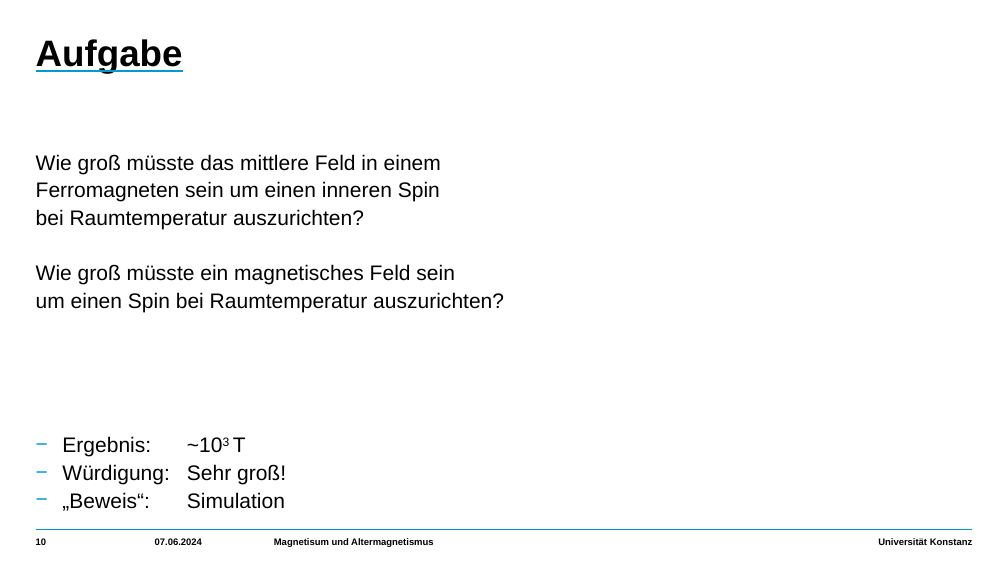
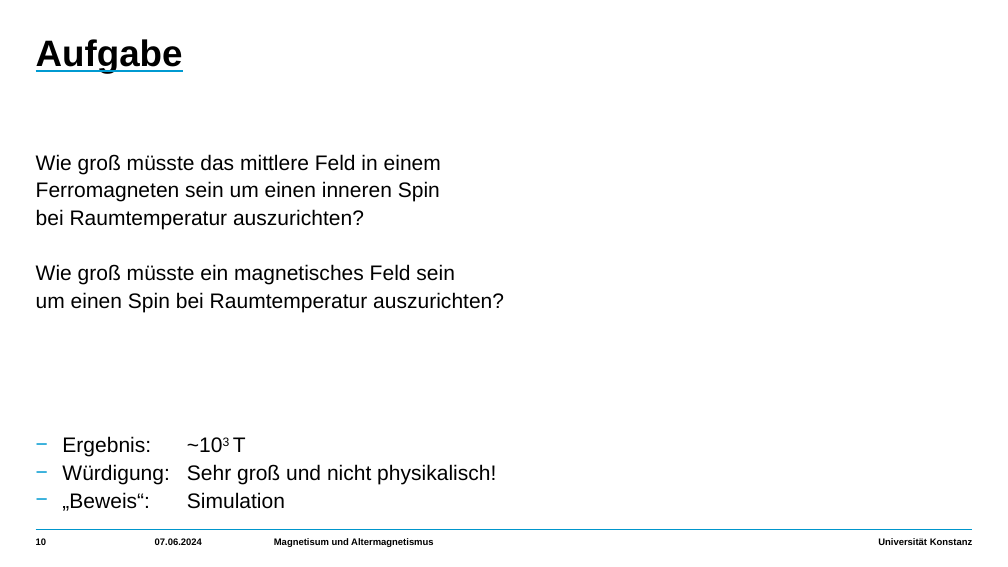
Before and after one commit to HolykingJulex/EstimateSeminar, a slide deck: slide 10 of Vortrag.pptx. Drawn at 1008x567 pixels with LibreOffice and Linux fonts; fonts in the diff are those of the drawing. Boxes give left, top, right and bottom in pixels: in the first picture for what was removed or moved away, otherwise in the second. Text is boxed around its words. In the diff, an @@ line names an element or a change of style, - is before the commit and + after.

```diff
--- a/Vortrag.pptx
+++ b/Vortrag.pptx
@@ text at (x1=62, y1=464, x2=496, y2=484): text changed @@
-    − Würdigung: Sehr groß!
+    − Würdigung: Sehr groß und nicht physikalisch!
```
Also in this commit, not shown: 7 other slides changed, 1 slide added, 2 other files.
